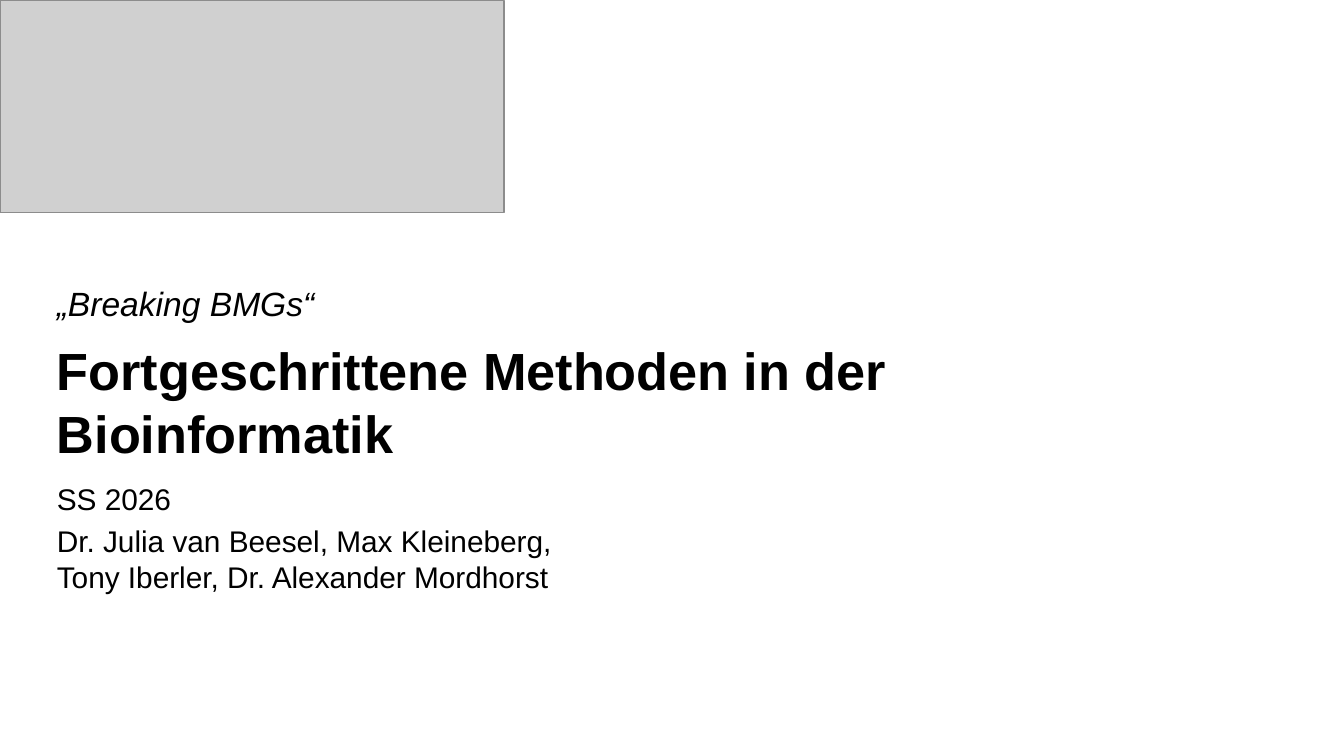
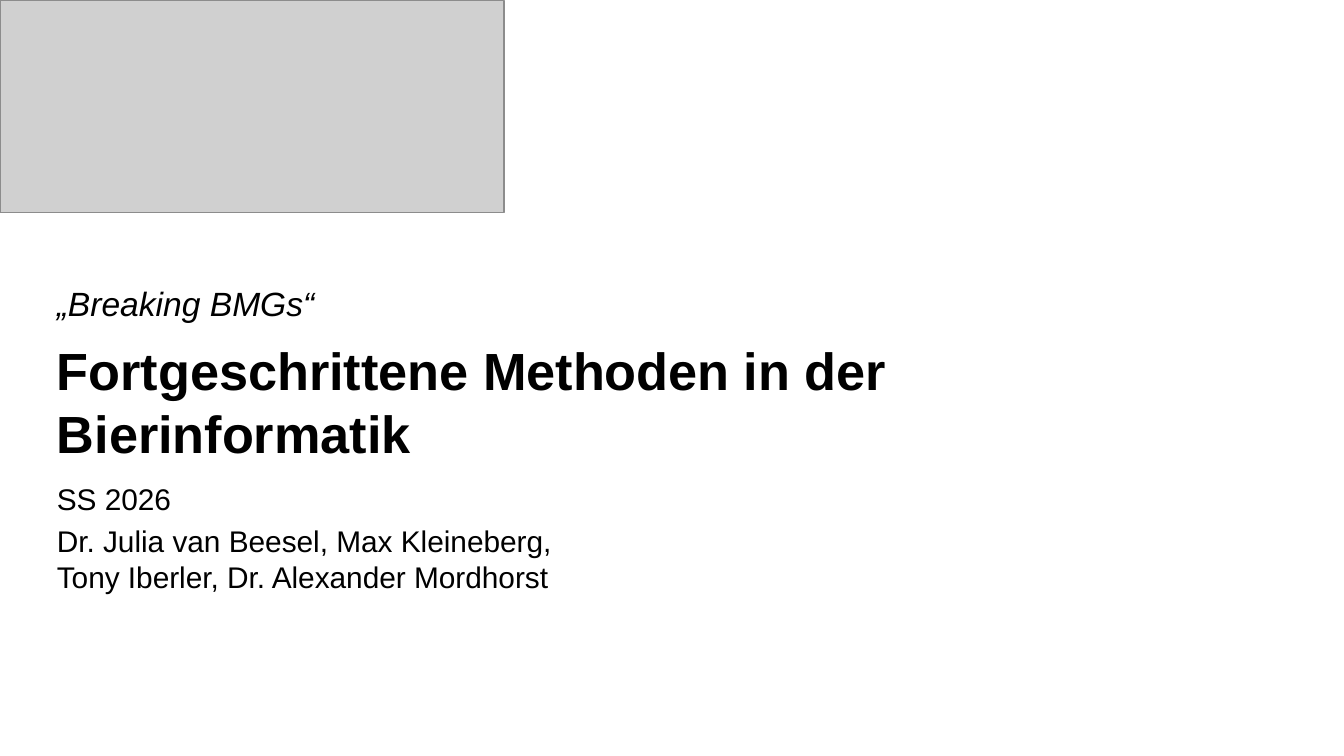
Before and after one commit to Maxisman/fortgeschrittene_Methoden_der_Bioinformatik, a slide deck: slide 1 of Code/Presentation/Presentation_template.pptx. Drawn at 1344x756 pixels with LibreOffice and Linux fonts; fonts in the diff are those of the drawing; grey boxes stand for pictures; background and template pictures are left out. Boxes give left, top, right and bottom in pixels: in the first picture for what was removed or moved away, otherwise in the second. Text is boxed around its words. In the diff, an @@ line names an element or a change of style, - is before the commit and + after.

```diff
--- a/Code/Presentation/Presentation_template.pptx
+++ b/Code/Presentation/Presentation_template.pptx
@@ title at <box>57,352,886,454</box>: text changed @@
-Fortgeschrittene Methoden in der Bioinformatik
+Fortgeschrittene Methoden in der Bierinformatik
```
Also in this commit, not shown: 6 other slides changed, 18 slides added, 17 slides removed, 8 other files.
